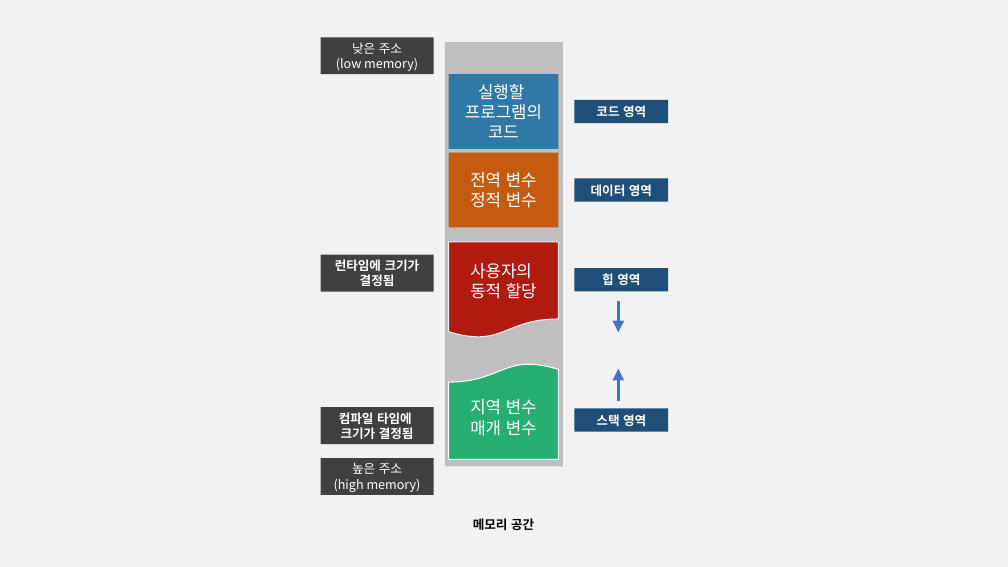
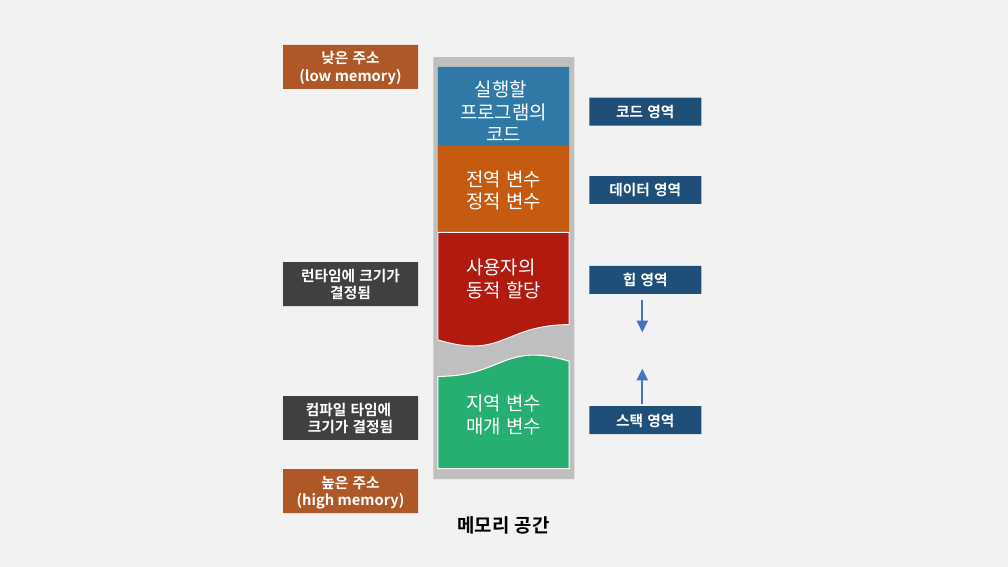
Before and after one commit to YooJaeJun/Study, a slide deck: slide 2 of 컴퓨터 공학/메모리 구조.pptx. Drawn at 1008x567 pixels with LibreOffice and Linux fonts; fonts in the diff are those of the drawing. Boxes give left, top, right and bottom in pixels: in the first picture for what was removed or moved away, otherwise in the second. Text is boxed around its words. In the diff, an @@ line names an element or a change of style, - is before the commit and + after.

```diff
--- a/컴퓨터 공학/메모리 구조.pptx
+++ b/컴퓨터 공학/메모리 구조.pptx
@@ rectangle "낮은 주소": place and size @@
-rectangle "낮은 주소" at (321,37,433,74)
+rectangle "낮은 주소" at (283,45,418,88)
@@ rectangle "낮은 주소" at (283,45,418,88): size 12 to 14 pt, bold on; fill #404040 to #AF5827 @@
@@ rectangle: place and size @@
-rectangle at (445,42,563,467)
+rectangle at (433,57,574,479)
@@ rectangle "실행할": place and size @@
-rectangle "실행할" at (448,74,558,149)
+rectangle "실행할" at (438,67,569,156)
@@ rectangle "코드 영역": place and size @@
-rectangle "코드 영역" at (575,100,668,123)
+rectangle "코드 영역" at (589,98,701,126)
@@ rectangle "전역 변수": place and size @@
-rectangle "전역 변수" at (448,153,558,228)
+rectangle "전역 변수" at (438,145,569,234)
@@ rectangle "데이터 영역": place and size @@
-rectangle "데이터 영역" at (575,178,668,202)
+rectangle "데이터 영역" at (589,176,701,204)
@@ flow chart document "사용자의": place and size @@
-flow chart document "사용자의" at (448,242,558,338)
+flow chart document "사용자의" at (438,232,569,347)
@@ size 12 to 14 pt in 6 elements at (589,98,701,126), (589,266,701,294), (589,176,701,204), (589,406,701,434), (283,396,418,440), (283,262,418,306) @@
@@ rectangle "런타임에 크기가 결정됨": place and size @@
-rectangle "런타임에 크기가 결정됨" at (321,255,433,292)
+rectangle "런타임에 크기가 결정됨" at (283,262,418,306)
@@ rectangle "힙 영역": place and size @@
-rectangle "힙 영역" at (575,268,668,292)
+rectangle "힙 영역" at (589,266,701,294)
@@ arrow moved from (619, 301) - (619, 333) to (643, 300) - (643, 333) @@
@@ flow chart document: place and size @@
-flow chart document at (448,363,558,459)
+flow chart document at (438,354,569,469)
@@ size 16 to 18 pt in 4 elements at (438,67,569,156), (438,145,569,234), (438,232,569,347), (466,394,541,435) @@
@@ arrow moved from (619, 402) - (619, 369) to (643, 404) - (643, 369) @@
@@ rectangle "컴파일 타임에": place and size @@
-rectangle "컴파일 타임에" at (321,408,433,445)
+rectangle "컴파일 타임에" at (283,396,418,440)
@@ rectangle "스택 영역": place and size @@
-rectangle "스택 영역" at (575,408,668,432)
+rectangle "스택 영역" at (589,406,701,434)
@@ rectangle "높은 주소" at (283,470,418,513): size 12 to 14 pt, bold on; fill #404040 to #AF5827 @@
@@ rectangle "높은 주소": place and size @@
-rectangle "높은 주소" at (321,458,433,495)
+rectangle "높은 주소" at (283,470,418,513)
@@ text "메모리 공간": place and size @@
-text "메모리 공간" at (473,518,534,530)
+text "메모리 공간" at (457,516,550,534)
@@ text "메모리 공간" at (457,516,550,534): size 12 to 18 pt @@
```
Also in this commit, not shown: 2 other slides changed, 8 other files.
